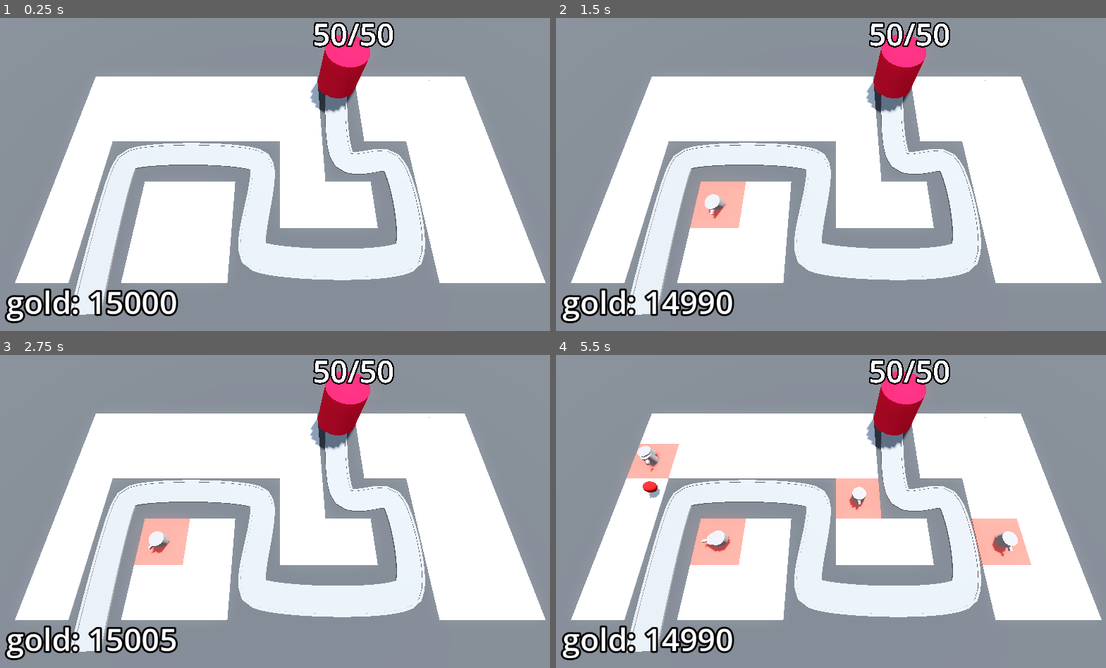
Above: before the commit, frames 1-4 (two rows, left to right).
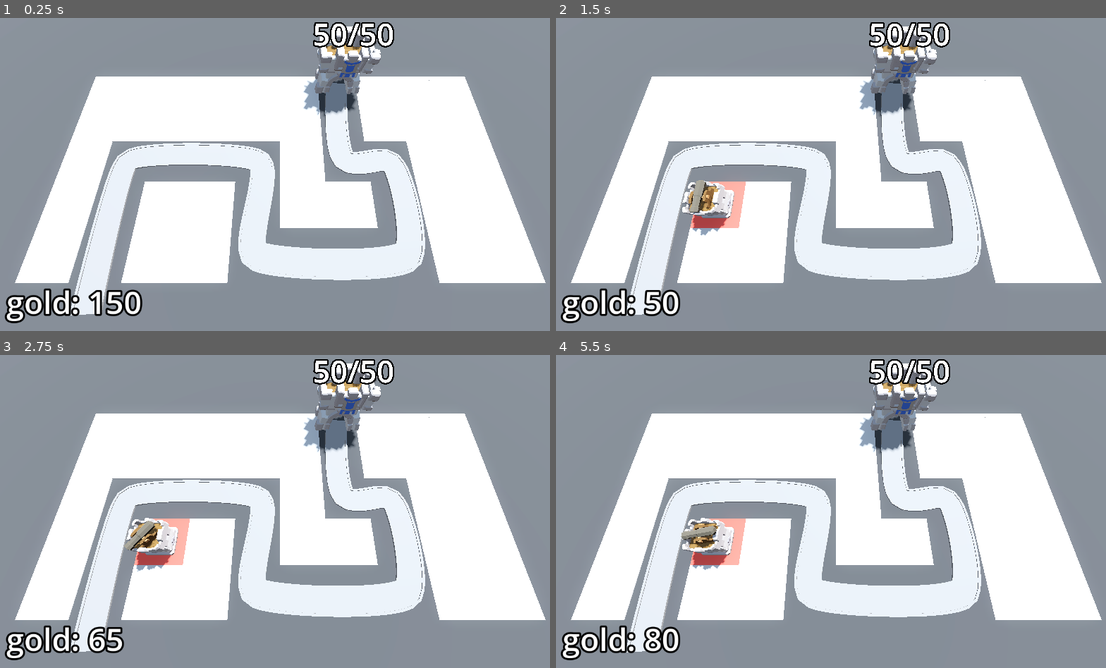
Above: after the commit, the same moments.

Repository: DTNevaeha/TD_Game
Game: Godot game, scene res://BaseLevel.tscn
The game is run twice, just before and just after one commit, with the same random seed, the same clock (stepped at 60 frames per second) and the same inputs.
Inputs (mouse positions are in pixels of both pictures, inside the frame that each line leads up to):
- Up to frame 1 (0.25 s): no input
- Up to frame 2 (1.5 s): tap Enter at 0.5 s; move the mouse to (957, 155) at 0.52 s; click (957, 155) at 0.6 s; tap Space at 1.25 s; move the mouse to (721, 187) at 1.27 s; click (721, 187) at 1.35 s
- Up to frame 3 (2.75 s): tap Enter at 2 s; move the mouse to (335, 439) at 2.02 s; click (335, 439) at 2.1 s
- Up to frame 4 (5.5 s): move the mouse to (809, 574) at 2.77 s; click (809, 574) at 2.85 s; tap Space at 3.5 s; move the mouse to (1007, 558) at 3.52 s; click (1007, 558) at 3.6 s; move the mouse to (666, 461) at 4.27 s; click (666, 461) at 4.35 s; move the mouse to (864, 508) at 5.02 s; click (864, 508) at 5.1 s

The runs differ from the first frame. In frame 1, 2.3% of the frame differs, in the area x 25-70%, y 2-96%; in frame 2, 4.0%; in frame 3, 3.8%; in frame 4, 7.0%, in the area x 12-87%, y 2-96%.

Commit message:
Added new 3D assets

Diff:
--- a/Base/base.tscn
+++ b/Base/base.tscn
@@ -1,19 +1,10 @@
 [gd_scene load_steps=3 format=3 uid="uid://d0kibjiwk3lrp"]
 
 [ext_resource type="Script" path="res://Base/base.gd" id="1_udaxu"]
-
-[sub_resource type="StandardMaterial3D" id="StandardMaterial3D_305fm"]
-albedo_color = Color(1, 0, 0.211765, 1)
+[ext_resource type="PackedScene" uid="uid://k7gypoy5sx8j" path="res://Assets/Base.glb" id="2_o4hbg"]
 
 [node name="Base" type="Node3D" groups=["base"]]
 script = ExtResource("1_udaxu")
-
-[node name="CSGCylinder3D" type="CSGCylinder3D" parent="."]
-transform = Transform3D(1, 0, 0, 0, 1, 0, 0, 0, 1, 0, 2, 0)
-radius = 2.0
-height = 4.0
-sides = 32
-material = SubResource("StandardMaterial3D_305fm")
 
 [node name="Label3D" type="Label3D" parent="."]
 transform = Transform3D(1, 0, 0, 0, 1, 0, 0, 0, 1, 0, 5.5, 0)
@@ -21,3 +12,5 @@
 text = "Starting Health"
 font_size = 500
 outline_size = 100
+
+[node name="Base" parent="." instance=ExtResource("2_o4hbg")]
--- a/BaseLevel.tscn
+++ b/BaseLevel.tscn
@@ -136,7 +136,6 @@
 theme_override_constants/margin_right = 16
 theme_override_constants/margin_bottom = 16
 script = ExtResource("8_qitl0")
-starting_gold = 15000
 
 [node name="Label" type="Label" parent="Bank"]
 layout_mode = 2
--- a/RayPickerCamera/ray_picker_camera.gd
+++ b/RayPickerCamera/ray_picker_camera.gd
@@ -2,7 +2,7 @@
 
 @export var gridmap: GridMap
 @export var turret_manager: Node3D
-@export var turret_cost := 10
+@export var turret_cost := 100
 
 @onready var ray_cast_3d: RayCast3D = $RayCast3D
 @onready var bank = get_tree().get_first_node_in_group("bank")
--- a/Turret/turret.gd
+++ b/Turret/turret.gd
@@ -7,33 +7,35 @@
 var enemy_path: Path3D
 var target: PathFollow3D
 
-@onready var turret_top: MeshInstance3D = $TurretBase/TurretTop
 @onready var animation_player: AnimationPlayer = $AnimationPlayer
+@onready var cannon: Node3D = $TurretBase/TurretTop/Cannon
+@onready var turret_base: Node3D = $TurretBase
+@onready var turret_top: Node3D = $TurretBase/TurretTop
 
 
 func _physics_process(_delta: float) -> void:
-    target = find_best_target()
-    if target:
-        look_at(target.global_position, Vector3.UP, true) # True uses the model front
+	target = find_best_target()
+	if target:
+		turret_base.look_at(target.global_position, Vector3.UP, true) # True uses the model front
 
 
 func _on_timer_timeout() -> void:
-    if target:
-        var shot = projectile.instantiate()
-        add_child(shot)
-        shot.global_position = turret_top.global_position
-        shot.direction = global_transform.basis.z # Basis.z makes it so the turret fires in the direction the turret faces.
-        animation_player.play("fire")
+	if target:
+		var shot = projectile.instantiate()
+		add_child(shot)
+		shot.global_position = cannon.global_position
+		shot.direction = turret_base.global_transform.basis.z # Basis.z makes it so the turret fires in the direction the turret faces.
+		animation_player.play("fire")
 
 
 func find_best_target() -> PathFollow3D:
-    var best_target = null
-    var best_progress = 0
-    for enemy in enemy_path.get_children():
-        if enemy is PathFollow3D:
-            if enemy.progress > best_progress: # If one enemy is closer to the end than the others...
-                var distance := global_position.distance_to(enemy.global_position)
-                if distance < turret_range:
-                    best_target = enemy # Update to enemy that has the most progress
-                    best_progress = enemy.progress
-    return best_target
+	var best_target = null
+	var best_progress = 0
+	for enemy in enemy_path.get_children():
+		if enemy is PathFollow3D:
+			if enemy.progress > best_progress: # If one enemy is closer to the end than the others...
+				var distance := global_position.distance_to(enemy.global_position)
+				if distance < turret_range:
+					best_target = enemy # Update to enemy that has the most progress
+					best_progress = enemy.progress
+	return best_target
--- a/Turret/turret.tscn
+++ b/Turret/turret.tscn
@@ -1,18 +1,9 @@
-[gd_scene load_steps=9 format=3 uid="uid://c1j6xn8dx5df5"]
+[gd_scene load_steps=8 format=3 uid="uid://c1j6xn8dx5df5"]
 
 [ext_resource type="Script" path="res://Turret/turret.gd" id="1_o5uq5"]
 [ext_resource type="PackedScene" uid="uid://dgc36bgrllmkk" path="res://Turret/projectile.tscn" id="1_uql6f"]
-
-[sub_resource type="CylinderMesh" id="CylinderMesh_dhoyf"]
-height = 1.0
-
-[sub_resource type="CylinderMesh" id="CylinderMesh_5oaj0"]
-top_radius = 0.6
-bottom_radius = 0.6
-height = 0.6
-
-[sub_resource type="BoxMesh" id="BoxMesh_iu4n4"]
-size = Vector3(0.2, 0.2, 0.5)
+[ext_resource type="PackedScene" uid="uid://b7ndx2sgfmju0" path="res://Assets/Cannon.glb" id="3_20y1j"]
+[ext_resource type="PackedScene" uid="uid://dq3jjixh3vsoe" path="res://Assets/TurretBase.glb" id="4_ha2hb"]
 
 [sub_resource type="Animation" id="Animation_qi6ku"]
 length = 0.001
@@ -55,17 +46,14 @@
 script = ExtResource("1_o5uq5")
 projectile = ExtResource("1_uql6f")
 
-[node name="TurretBase" type="MeshInstance3D" parent="."]
+[node name="TurretBase" type="Node3D" parent="."]
 transform = Transform3D(1, 0, 0, 0, 1, 0, 0, 0, 1, 0, 0.5, 0)
-mesh = SubResource("CylinderMesh_dhoyf")
 
-[node name="TurretTop" type="MeshInstance3D" parent="TurretBase"]
+[node name="TurretTop" type="Node3D" parent="TurretBase"]
 transform = Transform3D(1, 0, 0, 0, 1, 0, 0, 0, 1, 0, 0.3, 0)
-mesh = SubResource("CylinderMesh_5oaj0")
 
-[node name="TurretGun" type="MeshInstance3D" parent="TurretBase"]
-transform = Transform3D(1, 0, 0, 0, 1, 0, 0, 0, 1, 0, 0.3, 0.695)
-mesh = SubResource("BoxMesh_iu4n4")
+[node name="Cannon" parent="TurretBase/TurretTop" instance=ExtResource("3_20y1j")]
+transform = Transform3D(1, 0, 0, 0, 1, 0, 0, 0, 1, 0, 1.3, 0)
 
 [node name="Timer" type="Timer" parent="."]
 autostart = true
@@ -75,4 +63,6 @@
 "": SubResource("AnimationLibrary_yebcv")
 }
 
+[node name="TurretBase2" parent="." instance=ExtResource("4_ha2hb")]
+
 [connection signal="timeout" from="Timer" to="." method="_on_timer_timeout"]
Binary file added: Assets/Base.glb
Not shown, added: Assets/Base.glb.import
Binary file added: Assets/Base_Castle-metallic.png-Castle-roughness.png
Not shown, added: Assets/Base_Castle-metallic.png-Castle-roughness.png.import
Binary file added: Assets/Base_castle-colour-palette.png
Not shown, added: Assets/Base_castle-colour-palette.png.import
Binary file added: Assets/Cannon.glb
Not shown, added: Assets/Cannon.glb.import
Binary file added: Assets/Cannon_Castle-metallic.png-Castle-roughness.png
Not shown, added: Assets/Cannon_Castle-metallic.png-Castle-roughness.png.import
Binary file added: Assets/Cannon_castle-colour-palette.png
Not shown, added: Assets/Cannon_castle-colour-palette.png.import
(and 18 more such lines)
